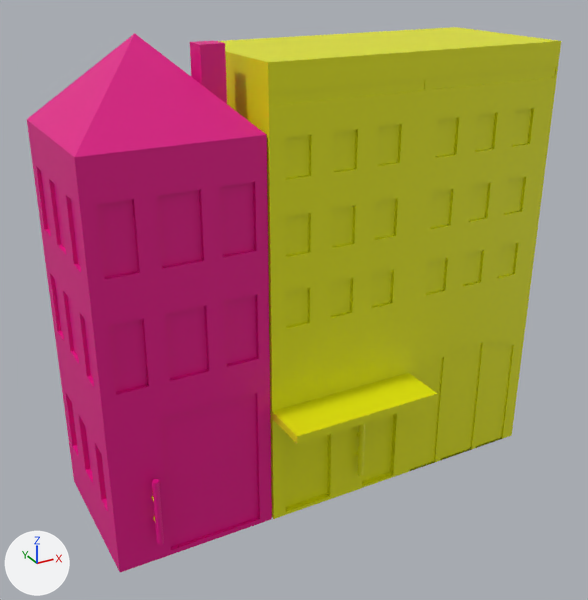
The FBX model De grote markt/Assets/Prefabs/NouryPrefabs/with out matirials/huis 1.fbx as it was, and as the next commit left it.
Both versions are drawn from a camera (50 mm lens) standing at (-4.31, -9.82, 7.02) and looking at (1.06, -0.05, 2.13). Lighting does not change. The marker at lower left points along +X, +Y and +Z. The first picture is the older version. Vertices at exactly the same position are counted once.
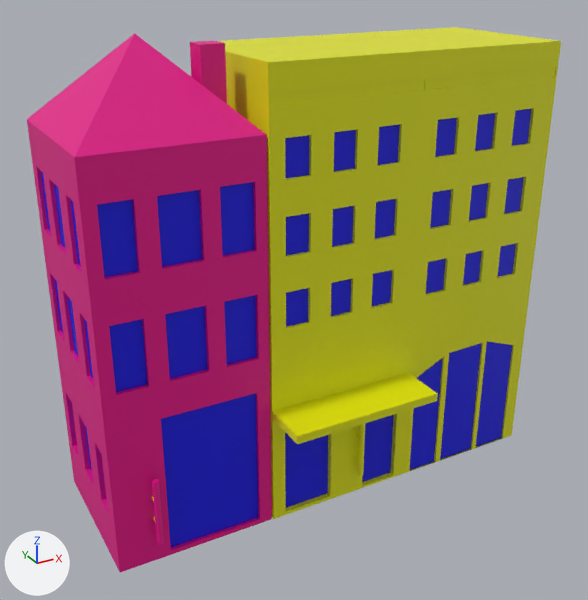
The newer file is also turned or shifted as a whole; pictures and numbers use the older file's frame.

Boxes [x1, y1, x2, y2] around the edits, measured in the pictures (588 x 600 px):
part 1 of me_cube, recoloured (yellow to blue)
    both: [285, 109, 531, 327]
part 2 of me_cube, recoloured (yellow to blue)
    both: [285, 341, 512, 508]
part 3 of me_cube, recoloured (pink to blue)
    both: [41, 171, 258, 547]

The change, as a diff of the scene's bpy script:
```diff
--- a/De grote markt/Assets/Prefabs/NouryPrefabs/with out matirials/huis 1.fbx.py
+++ b/De grote markt/Assets/Prefabs/NouryPrefabs/with out matirials/huis 1.fbx.py
@@ mat_material @@
+mat_material = principled_material('Material')
+mat_material.base_color = (0.00424, 0.00378, 0.8)  # blue #0e0ce7
@@ me_cube @@
 me_cube.from_pydata(...)  # 944 vertices, 899 faces; spans x -3.57..3.57, y -1.94..1.22, z -0.01..6.99
 # used by ob_object; location = (1.42, 0.3, -0.99)
+# me_cube part 1: 18 of the faces centred in x -0.76..3.01, y -1.16, z 3.42..5.52 switch from mat_material_001 (yellow #e4e700) to mat_material (blue #0e0ce7)
+# me_cube part 2: 5 of the faces centred in x -0.58..3.05, y -1.18..-1.12, z 0.87..1.04 switch from mat_material_001 (yellow #e4e700) to mat_material (blue #0e0ce7)
+# me_cube part 3: all 21 faces centred in x -3.52..-1.6, y -1.12..0.79, z 0.43..4.81 switch from mat_material_002 (pink #e7008a) to mat_material (blue #0e0ce7)
```
